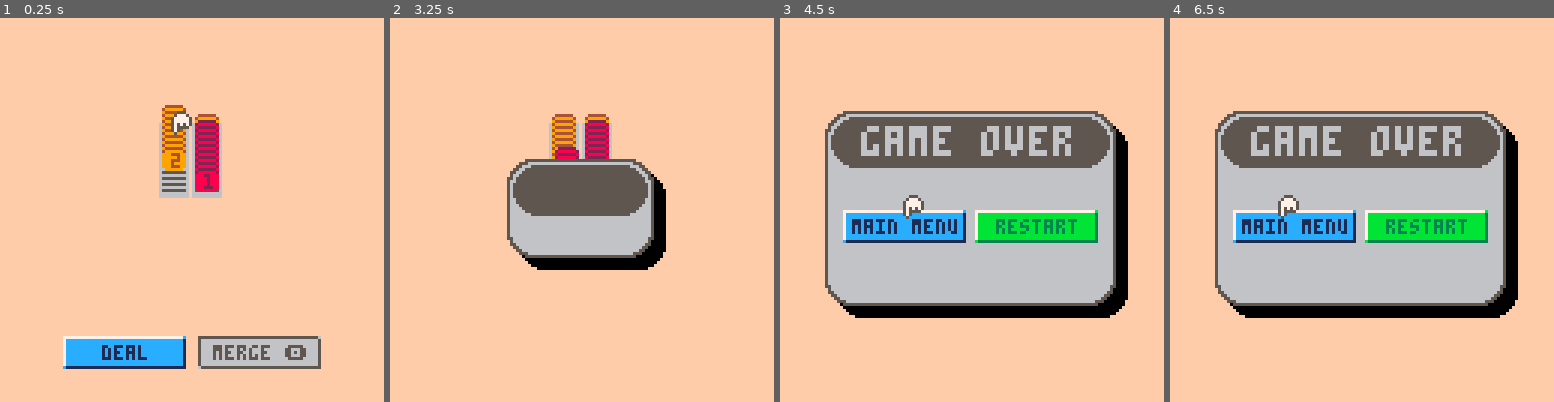
Above: before the commit, frames 1-4 (left to right).
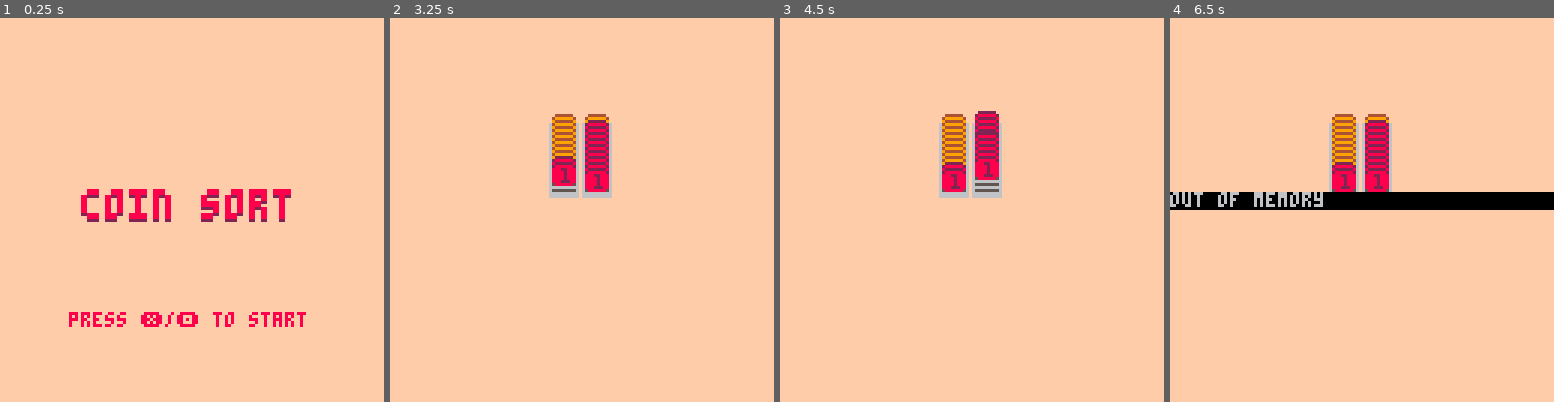
Above: after the commit, the same moments.

Repository: jakesearle/coin-sort
Game: PICO-8 cartridge okay.p8
Two runs of this game, one before a commit and one after it. Both use one fixed random seed, a clock stepped at 60 frames per second and the inputs below.
Inputs:
- Up to frame 1 (0.25 s): no input
- Up to frame 2 (3.25 s): tap O (Z key) at 0.33, 0.7, 1.43, 2.22, 3.1 s; tap X (X key) at 1.07, 2.07, 2.4, 2.73, 3.07 s; hold Left 1.97-2.37 s; hold Down 2.42-2.82 s; hold Right from 2.87 s (still down)
- Up to frame 3 (4.5 s): tap X (X key) every 0.33 s from 3.4 to 4.4 s; release Right at 3.53 s; hold Up 3.58-4.08 s; tap O (Z key) at 3.98 s; hold Right from 4.13 s (still down)
- Up to frame 4 (6.5 s): release Right at 4.53 s; hold Down 4.58-5.08 s; tap X (X key) every 0.33 s from 4.73 to 6.4 s; tap O (Z key) at 4.87, 5.75 s; hold Left 5.13-5.8 s; hold Up 5.85-6.18 s; hold Left from 6.23 s (still down)

The runs differ from the first frame. In frame 1, 12% of the frame differs, in the area x 16-84%, y 22-92%; in frame 2, 11%; in frame 3, 41%; in frame 4, 42%, in the area x 0-100%, y 24-79%.

Commit message:
Add main menu

Diff:
--- a/game.lua
+++ b/game.lua
@@ -1,47 +1,71 @@
+
+
 function make_game()
+
     local game = {
-        level = make_level(level1),
-        popup = nil,
-        state = GAME_STATE.level,
         f = 0,
-        f_gameover = nil
+        f_gameover = nil,
+        state = GAME_STATE.main_menu,
+        children = {}
     }
 
+    function game:init_menuitems()
+        local menu_items = {
+            {
+                text = "main menu",
+                callback = function() self:start_menu() end
+            }
+        }
+        for i, mi in ipairs(menu_items) do
+            menuitem(i, mi.text, mi.callback)
+        end
+    end
+
     function game:update()
-        if self.state == GAME_STATE.level then
-            self.level:update()
-            if self.level:is_gameover() then
-                self.state = GAME_STATE.game_over_countdown
-                self.f_gameover = self.f
+        if self.state == GAME_STATE.level and self.children[1]:is_gameover() then
+            self.state = GAME_STATE.game_over_countdown
+            self.f_gameover = self.f
+        elseif self.state == GAME_STATE.game_over_countdown then
+            if self.f == (TIME.second * 2) + self.f_gameover then
+                self:start_gameover()
             end
-        elseif self.state == GAME_STATE.game_over_countdown then
-            self.level:update()
-            -- if self.f >= (TIME.second * 2) + self.f_gameover then
-            self.state = GAME_STATE.game_over
-            -- end
-        elseif self.state == GAME_STATE.game_over then
-            if self.popup == nil then
-                self.popup = make_popup("game over", self.main_menu, self.restart)
-            end
-            self.popup:update()
         end
+
+        for c in all(self.children) do
+            c:update()
+        end
+
         self.f += 1
     end
 
     function game:draw()
-        self.level:draw()
-        if self.popup then
-            self.popup:draw()
-        end
+        draw_all(self.children)
     end
 
-    function game:main_menu()
-        printh("Main menu")
+    function game:start_menu()
+        self.state = GAME_STATE.main_menu
+        local f = function() self:start_level() end
+        self.children = { make_menu(f) }
     end
 
-    function game:restart()
-        printh("Restart")
+    function game:start_level()
+        self.state = GAME_STATE.level
+        self.children = { make_level(level1) }
     end
 
+    function game:start_gameover()
+        self.state = GAME_STATE.game_over
+        local f1 = function() self:start_menu() end
+        local f2 = function() self:start_restart() end
+
+        self.children = { make_popup("game over", f1, f2) }
+    end
+
+    function game:start_restart()
+        self:start_level()
+    end
+
+    game:init_menuitems()
+    game:start_menu()
     return game
 end
--- a/main.lua
+++ b/main.lua
@@ -1,5 +1,3 @@
-debug_slowdown = 1
-
 function _init()
     printh("\nSTART:")
     frame = 0
@@ -9,19 +7,14 @@
 
 function _update()
     frame += 1
-    if frame % debug_slowdown == 0 then
-        game:update()
-        update_prev_btn()
-    end
+    game:update()
+    update_prev_btn()
 end
 
 function _draw()
     -- Background
-    if frame % debug_slowdown == 0 then
-        cls(15)
-        game:draw()
-        -- big_print("text", 50, 50, 11)
-    end
+    cls(15)
+    game:draw()
 end
 
 function update_prev_btn()
--- /dev/null
+++ b/menu.lua
@@ -0,0 +1,24 @@
+function make_menu(callback)
+    local menu = {
+
+    }
+
+    function menu:update()
+        if btnp(❎) or btnp(🅾️) then
+            callback()
+        end
+    end
+
+    function menu:draw()
+        cls(15)
+        print_centered("\^w\^t" .. "coin sort", 0, 1, screenwidth, screenheight, 2)
+        print_centered("\^w\^t" .. "coin sort", 0, 0, screenwidth, screenheight, 8)
+        local bottom_str = "press ❎/🅾️ to start"
+        local w, h = text_size(bottom_str)
+        local x = (screenwidth - w) \ 2
+        local y = screenheight - x - h
+        print(bottom_str, x, y, 8)
+    end
+
+    return menu
+end
--- a/okay.p8
+++ b/okay.p8
@@ -7,6 +7,7 @@
 #include game.lua
 #include level.lua
 #include main.lua
+#include menu.lua
 #include popup.lua
 #include pointer.lua
 #include tray.lua
Not shown, changed: TODO.md
